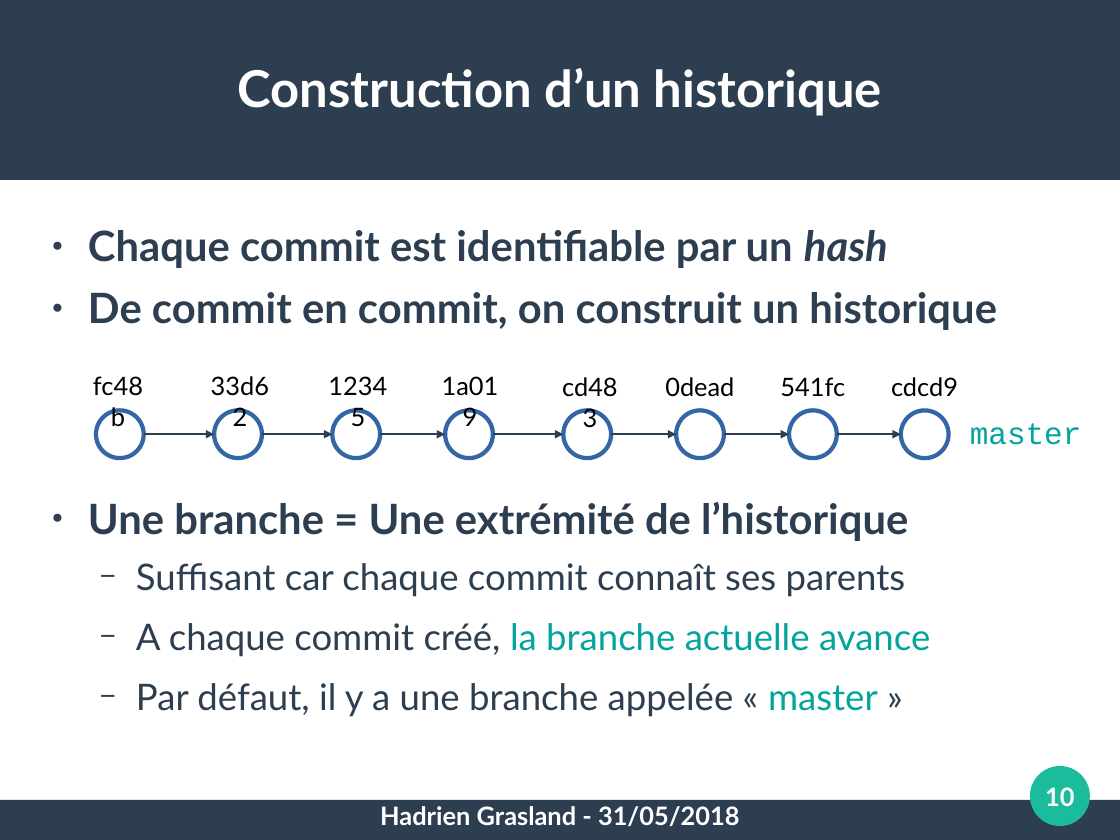
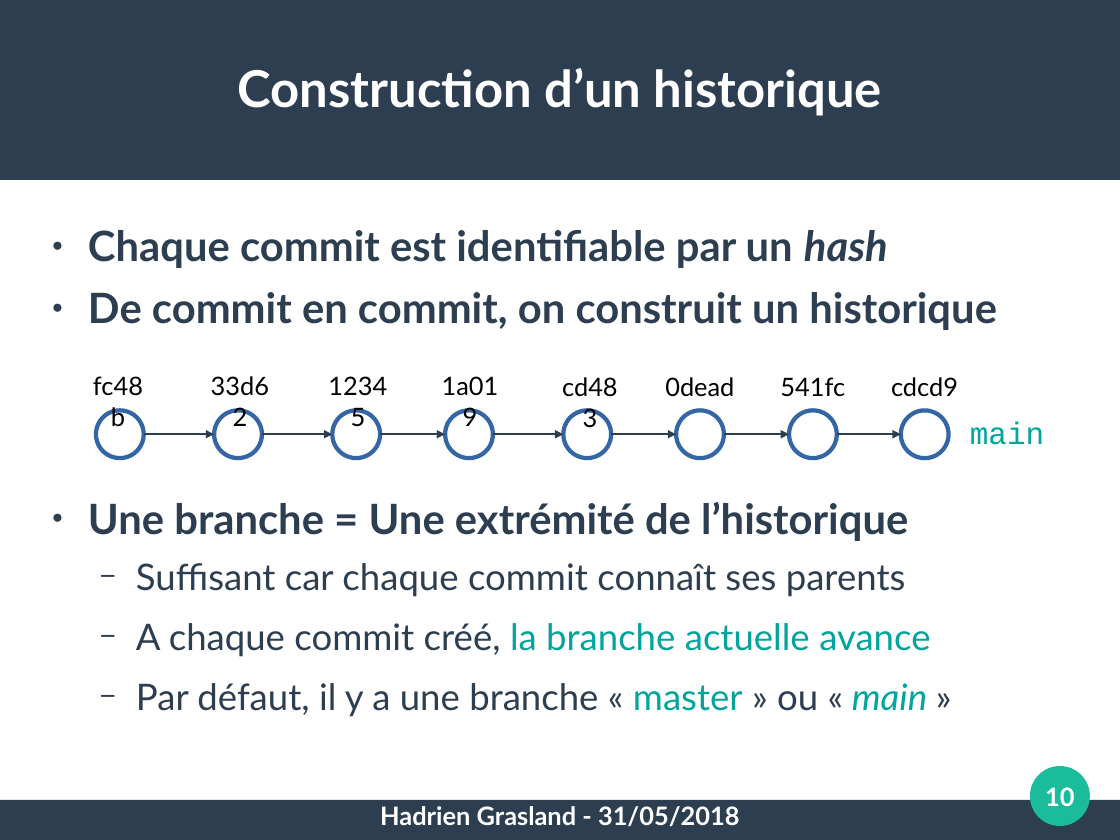
Before and after one commit to pushou/formation-git, a slide deck: slide 10 of Pres2-Versions.odp. Drawn at 1120x840 pixels with LibreOffice and Linux fonts; fonts in the diff are those of the drawing. Boxes give left, top, right and bottom in pixels: in the first picture for what was removed or moved away, otherwise in the second. Text is boxed around its words. In the diff, an @@ line names an element or a change of style, - is before the commit and + after.

Commit message:
Switch branches from master to main

```diff
--- a/Pres2-Versions.odp
+++ b/Pres2-Versions.odp
@@ text at box(970, 421, 1044, 445): text changed @@
-master
+main
@@ text at box(136, 683, 927, 717): text changed @@
-  − Par défaut, il y a une branche appelée « master »
+  − Par défaut, il y a une branche « master » ou « main »
```
Also in this commit, not shown: 1 other slide changed, 26 other files.
